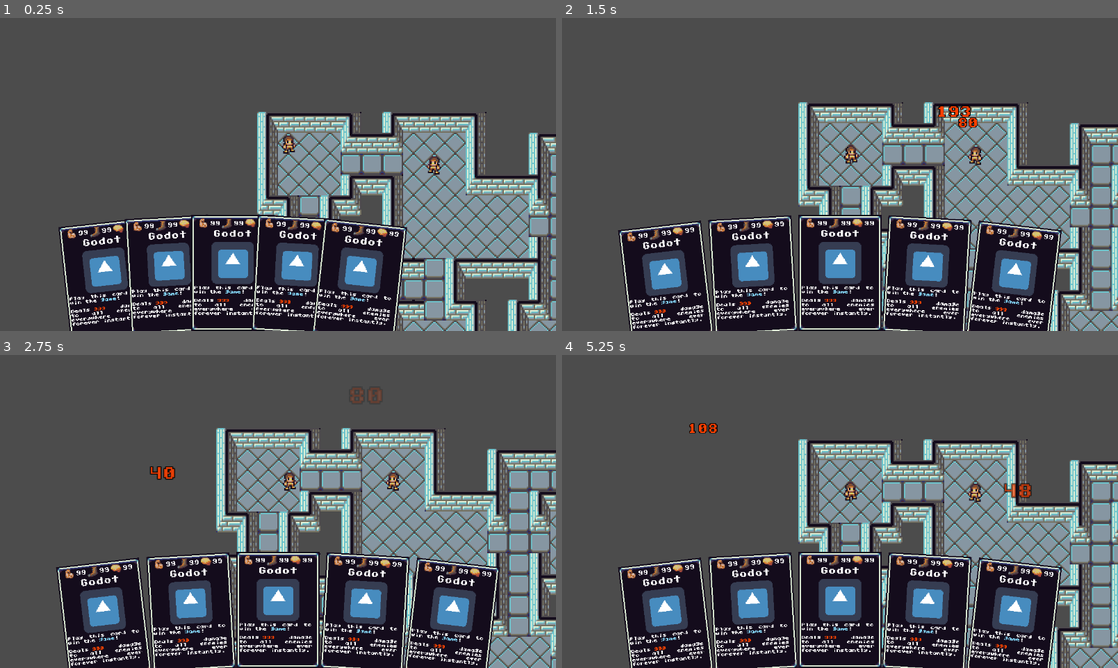
Above: before the commit, frames 1-4 (two rows, left to right).
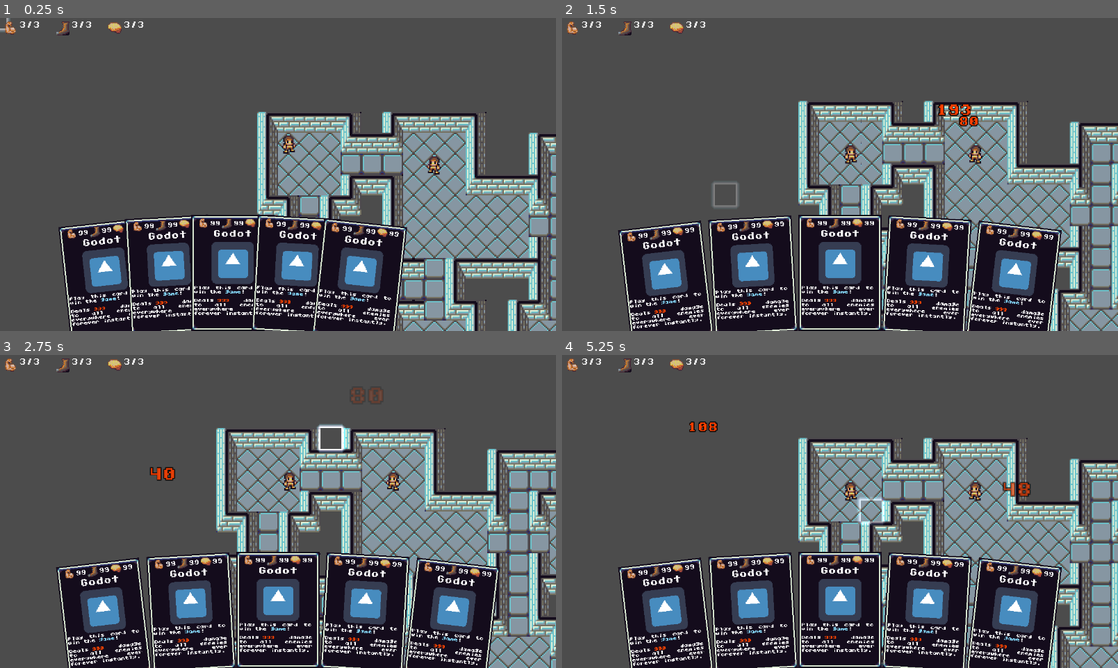
Above: after the commit, the same moments.

Repository: JRHard771/CCGRL
Game: Godot game, scene res://Scene/Main.tscn
Two runs of this game, one before a commit and one after it. Both use one fixed random seed, a clock stepped at 60 frames per second and the inputs below. The engine's default icon, where the game draws it, is replaced by a stand-in: a white triangle on a blue panel in a dark square.
Inputs (mouse positions are in pixels of both pictures, inside the frame that each line leads up to):
- Up to frame 1 (0.25 s): no input
- Up to frame 2 (1.5 s): tap Enter (ui_accept) at 0.5, 0.77 s; move the mouse to (962, 158) at 0.52 s; hold D (move_east) 0.53-1.28 s; move the mouse to (728, 190) at 1.27 s; hold S (move_south) from 1.28 s (still down)
- Up to frame 3 (2.75 s): tap Enter (ui_accept) at 1.52 s; move the mouse to (333, 442) at 2.02 s; release S (move_south) at 2.03 s; hold D (move_east) from 2.03 s (still down)
- Up to frame 4 (5.25 s): move the mouse to (812, 574) at 2.77 s; release D (move_east) at 2.78 s; hold W (move_north) 2.78-3.53 s; tap Enter (ui_accept) at 3.02, 3.77, 4.52 s; move the mouse to (1006, 558) at 3.52 s; hold A (move_west) 3.53-5.03 s; move the mouse to (673, 464) at 4.27 s; move the mouse to (867, 511) at 5.02 s; hold S (move_south) from 5.03 s (still down)

The runs differ from the first frame. In frame 1, 0.3% of the frame differs, in the area x 0-26%, y 0-6%; in frame 2, 10%, in the area x 0-100%, y 1-100%; in frame 3, 1.4%; in frame 4, 10%.

Commit message:
HUD; tile selector

Diff:
--- a/Entity/Actor.gd
+++ b/Entity/Actor.gd
@@ -4,6 +4,15 @@
 
 export var is_player = false setget set_is_player
 export(Vector2) var grid_position setget set_grid_position
+var strength_current = 3 setget set_strength_current
+var strength_max = 3 setget set_strength_max
+var strength_mod = 0 setget set_strength_mod
+var agility_current = 3 setget set_agility_current
+var agility_max = 3 setget set_agility_max
+var agility_mod = 0 setget set_agility_mod
+var intelligence_current = 3 setget set_intelligence_current
+var intelligence_max = 3 setget set_intelligence_max
+var intelligence_mod = 0 setget set_intelligence_mod
 
 # Called when the node enters the scene tree for the first time.
 func _ready():
@@ -11,27 +20,28 @@
 		GameData.map[grid_position]["occupant"] = self
 		if not is_player:
 			set_process_input(false)
+		else:
+			HUD.update(self)
 
 # Called every frame. 'delta' is the elapsed time since the previous frame.
 func _process(delta):
 	pass
 
 func move(dx, dy):
-	if not Engine.editor_hint:
-		var dvec = grid_position + Vector2(dx, dy)
-		if GameData.map[dvec]["wall"] or GameData.map[dvec]["occupant"]:
-			$Tween.interpolate_property(self, 'position', position + Vector2(dx, dy) * 4,
-				grid_position * 16, 0.333, Tween.TRANS_BOUNCE, Tween.EASE_OUT)
-			$Tween.start()
-			return false
-		GameData.map[grid_position]["occupant"] = null
-		grid_position.x += dx
-		grid_position.y += dy
-		GameData.map[grid_position]["occupant"] = self
-		$Tween.interpolate_property(self, 'position', position, grid_position * 16, 0.333,
-			Tween.TRANS_CUBIC, Tween.EASE_OUT)
+	var dvec = grid_position + Vector2(dx, dy)
+	if GameData.map[dvec]["wall"] or GameData.map[dvec]["occupant"]:
+		$Tween.interpolate_property(self, 'position', position + Vector2(dx, dy) * 4,
+			grid_position * 16, 0.333, Tween.TRANS_BOUNCE, Tween.EASE_OUT)
 		$Tween.start()
-		return true
+		return false
+	GameData.map[grid_position]["occupant"] = null
+	grid_position.x += dx
+	grid_position.y += dy
+	GameData.map[grid_position]["occupant"] = self
+	$Tween.interpolate_property(self, 'position', position, grid_position * 16, 0.167,
+		Tween.TRANS_SINE, Tween.EASE_OUT)
+	$Tween.start()
+	return true
 
 func set_is_player(val):
 	is_player = val
@@ -43,6 +53,57 @@
 	grid_position = vec2
 	position = grid_position * 16
 
+func set_strength_current(val):
+	strength_current = val
+	if is_player:
+		HUD.update(self)
+
+func set_strength_max(val):
+	strength_max = val + strength_mod
+	if is_player:
+		HUD.update(self)
+
+func set_strength_mod(val):
+	strength_max -= strength_mod
+	strength_mod = val
+	strength_max += strength_mod
+	if is_player:
+		HUD.update(self)
+
+func set_agility_current(val):
+	agility_current = val
+	if is_player:
+		HUD.update(self)
+
+func set_agility_max(val):
+	agility_max = val + agility_mod
+	if is_player:
+		HUD.update(self)
+
+func set_agility_mod(val):
+	agility_max -= agility_mod
+	agility_mod = val
+	agility_max += agility_mod
+	if is_player:
+		HUD.update(self)
+
+func set_intelligence_current(val):
+	intelligence_current = val
+	if is_player:
+		HUD.update(self)
+
+func set_intelligence_max(val):
+	intelligence_max = val + intelligence_mod
+	if is_player:
+		HUD.update(self)
+
+func set_intelligence_mod(val):
+	intelligence_max -= intelligence_mod
+	intelligence_mod = val
+	intelligence_max += intelligence_mod
+	if is_player:
+		HUD.update(self)
+
 func _input(event):
 	if not Engine.editor_hint:
 		if event.is_action_pressed("move_north"):
--- a/Scene/Main.tscn
+++ b/Scene/Main.tscn
@@ -7,6 +7,8 @@
 [ext_resource path="res://Entity/Actor.tscn" type="PackedScene" id=5]
 [ext_resource path="res://UI/CardDisplay.tscn" type="PackedScene" id=6]
 [ext_resource path="res://UI/Menu.tscn" type="PackedScene" id=7]
+[ext_resource path="res://Art/GUI/selector.png" type="Texture" id=8]
+[ext_resource path="res://Scene/Selector.gd" type="Script" id=9]
 
 [sub_resource type="ConvexPolygonShape2D" id=1]
 points = PoolVector2Array( 0, 0, 16, 0, 16, 16, 0, 16 )
@@ -171,6 +173,9 @@
 } ]
 1/z_index = 0
 
+[sub_resource type="CanvasItemMaterial" id=16]
+blend_mode = 1
+
 [node name="Main" type="Node2D"]
 pause_mode = 1
 script = ExtResource( 1 )
@@ -209,3 +214,12 @@
 transform = Transform2D( 0.75, 0, 0, 0.75, 160, 453 )
 
 [node name="Menu" parent="." instance=ExtResource( 7 )]
+
+[node name="Selector" type="Sprite" parent="."]
+modulate = Color( 1, 1, 1, 0.333333 )
+material = SubResource( 16 )
+texture = ExtResource( 8 )
+offset = Vector2( 8, 8 )
+script = ExtResource( 9 )
+
+[node name="Tween" type="Tween" parent="Selector"]
--- /dev/null
+++ b/Scene/Selector.gd
@@ -0,0 +1,35 @@
+extends Sprite
+
+const snap = Vector2(16,16)
+const mouse_offset = Vector2(8,8)
+var grid_position = Vector2(0,0)
+var alpha setget set_alpha, get_alpha
+
+# Called when the node enters the scene tree for the first time.
+func _ready():
+	pass # Replace with function body.
+
+func set_alpha(val):
+	modulate.a = val
+
+func get_alpha():
+	return modulate.a
+
+# Called every frame. 'delta' is the elapsed time since the previous frame.
+func _process(delta):
+	var test = (get_global_mouse_position() - mouse_offset).snapped(snap) / 16
+	if test != grid_position:
+		grid_position = test
+		position = test * 16
+		$Tween.stop_all()
+		$Tween.interpolate_property(self, "alpha", 0.084, 0.916, 1, Tween.TRANS_SINE, Tween.EASE_OUT)
+		if GameData.map.has(grid_position):
+			var target = GameData.map[grid_position]["occupant"]
+			if target:
+				if target.is_player:
+					modulate = Color(0,0.5,1,0)
+				else:
+					modulate = Color(1,0.25,0,0)
+			else:
+				modulate = Color(1,1,1,0)
+		$Tween.start()
--- /dev/null
+++ b/UI/HUD.gd
@@ -0,0 +1,6 @@
+extends CanvasLayer
+
+func update(actor):
+	$MarginContainer/HBoxContainer/StrLabel.text = "%s/%s" % [actor.strength_current, actor.strength_max]
+	$MarginContainer/HBoxContainer/AgiLabel.text = "%s/%s" % [actor.agility_current, actor.agility_max]
+	$MarginContainer/HBoxContainer/IntLabel.text = "%s/%s" % [actor.intelligence_current, actor.intelligence_max]
--- /dev/null
+++ b/UI/HUD.tscn
@@ -0,0 +1,77 @@
+[gd_scene load_steps=7 format=2]
+
+[ext_resource path="res://UI/HUD.gd" type="Script" id=1]
+[ext_resource path="res://Art/GUI/strength.png" type="Texture" id=2]
+[ext_resource path="res://Art/GUI/SDS_8x8.ttf" type="DynamicFontData" id=3]
+[ext_resource path="res://Art/GUI/agility.png" type="Texture" id=4]
+[ext_resource path="res://Art/GUI/intelligence.png" type="Texture" id=5]
+
+[sub_resource type="DynamicFont" id=1]
+font_data = ExtResource( 3 )
+
+[node name="HUD" type="CanvasLayer"]
+script = ExtResource( 1 )
+
+[node name="MarginContainer" type="MarginContainer" parent="."]
+margin_left = 8.0
+margin_top = 8.0
+margin_right = 640.0
+margin_bottom = 32.0
+rect_min_size = Vector2( 640, 32 )
+
+[node name="HBoxContainer" type="HBoxContainer" parent="MarginContainer"]
+margin_right = 640.0
+margin_bottom = 32.0
+
+[node name="TextureRect" type="TextureRect" parent="MarginContainer/HBoxContainer"]
+margin_right = 32.0
+margin_bottom = 32.0
+rect_min_size = Vector2( 32, 32 )
+texture = ExtResource( 2 )
+expand = true
+stretch_mode = 5
+
+[node name="StrLabel" type="RichTextLabel" parent="MarginContainer/HBoxContainer"]
+margin_left = 36.0
+margin_right = 116.0
+margin_bottom = 32.0
+rect_min_size = Vector2( 80, 32 )
+custom_fonts/normal_font = SubResource( 1 )
+text = "99/99"
+scroll_active = false
+
+[node name="TextureRect2" type="TextureRect" parent="MarginContainer/HBoxContainer"]
+margin_left = 120.0
+margin_right = 152.0
+margin_bottom = 32.0
+rect_min_size = Vector2( 32, 32 )
+texture = ExtResource( 4 )
+expand = true
+stretch_mode = 5
+
+[node name="AgiLabel" type="RichTextLabel" parent="MarginContainer/HBoxContainer"]
+margin_left = 156.0
+margin_right = 236.0
+margin_bottom = 32.0
+rect_min_size = Vector2( 80, 32 )
+custom_fonts/normal_font = SubResource( 1 )
+text = "99/99"
+scroll_active = false
+
+[node name="TextureRect3" type="TextureRect" parent="MarginContainer/HBoxContainer"]
+margin_left = 240.0
+margin_right = 272.0
+margin_bottom = 32.0
+rect_min_size = Vector2( 32, 32 )
+texture = ExtResource( 5 )
+expand = true
+stretch_mode = 5
+
+[node name="IntLabel" type="RichTextLabel" parent="MarginContainer/HBoxContainer"]
+margin_left = 276.0
+margin_right = 356.0
+margin_bottom = 32.0
+rect_min_size = Vector2( 80, 32 )
+custom_fonts/normal_font = SubResource( 1 )
+text = "99/99"
+scroll_active = false
--- a/project.godot
+++ b/project.godot
@@ -22,6 +22,7 @@
 [autoload]
 
 GameData="*res://Global/GameData.tscn"
+HUD="*res://UI/HUD.tscn"
 
 [display]
 
Binary file added: Art/GUI/selector.png
Not shown, added: Art/GUI/selector.png.import
Not shown: 1 places in Scene/Main.tscn that only renumber resources
